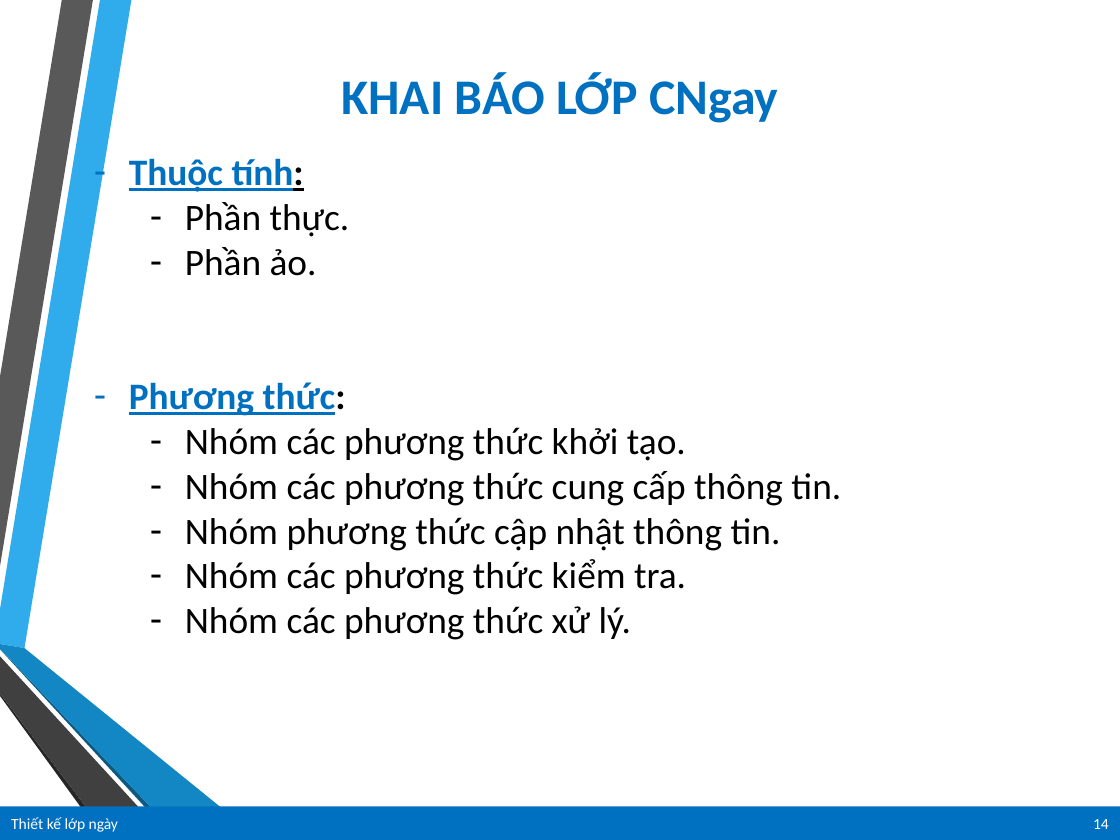
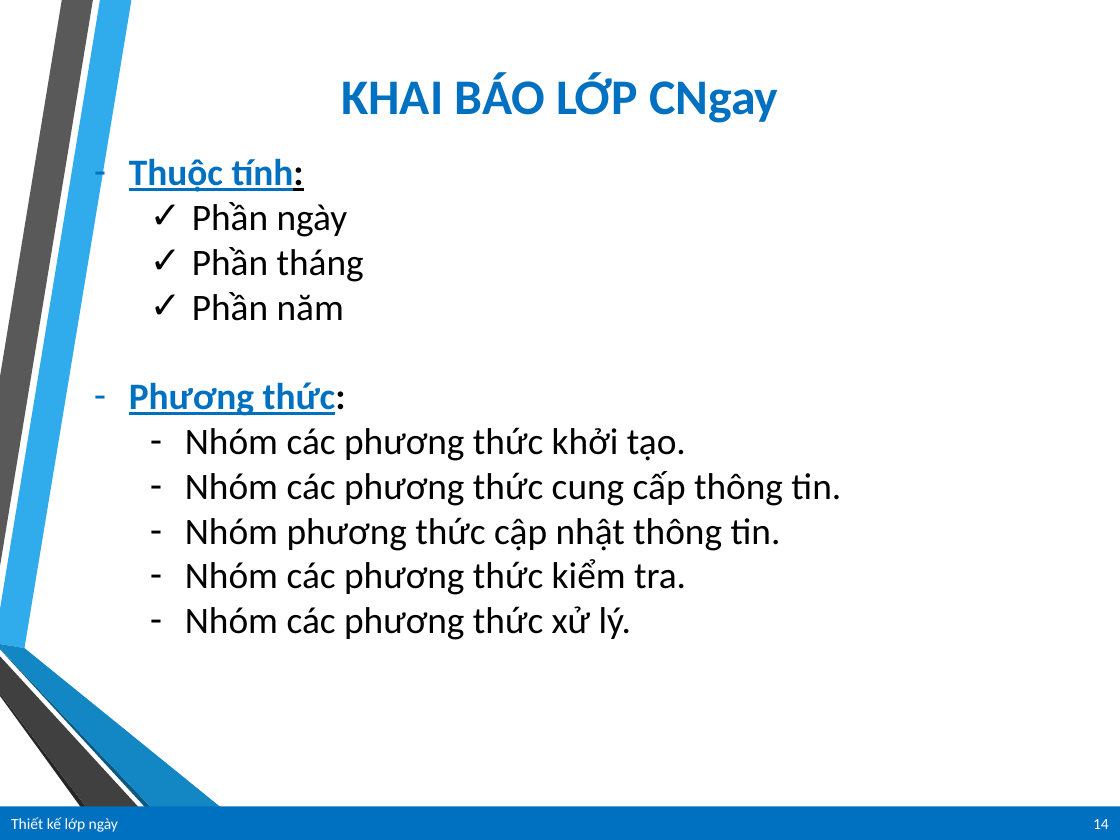
Before and after one commit to vanlinh1602/OOP_MrKhang, a slide deck: slide 14 of ThietKeLop/Bai06/Bai6.pptx. Drawn at 1120x840 pixels with LibreOffice and Linux fonts; fonts in the diff are those of the drawing; background and template pictures are left out. Boxes give left, top, right and bottom in pixels: in the first picture for what was removed or moved away, otherwise in the second. Text is boxed around its words. In the diff, an @@ line names an element or a change of style, - is before the commit and + after.

```diff
--- a/ThietKeLop/Bai06/Bai6.pptx
+++ b/ThietKeLop/Bai06/Bai6.pptx
@@ text at <box>192,202,364,321</box>: text changed @@
-  – Phần thực.
-  – Phần ảo.
+  ✓ Phần ngày
+  ✓ Phần tháng
+  ✓ Phần năm
```
Also in this commit, not shown: 7 other slides changed, 1 slide removed, 2 other files.
